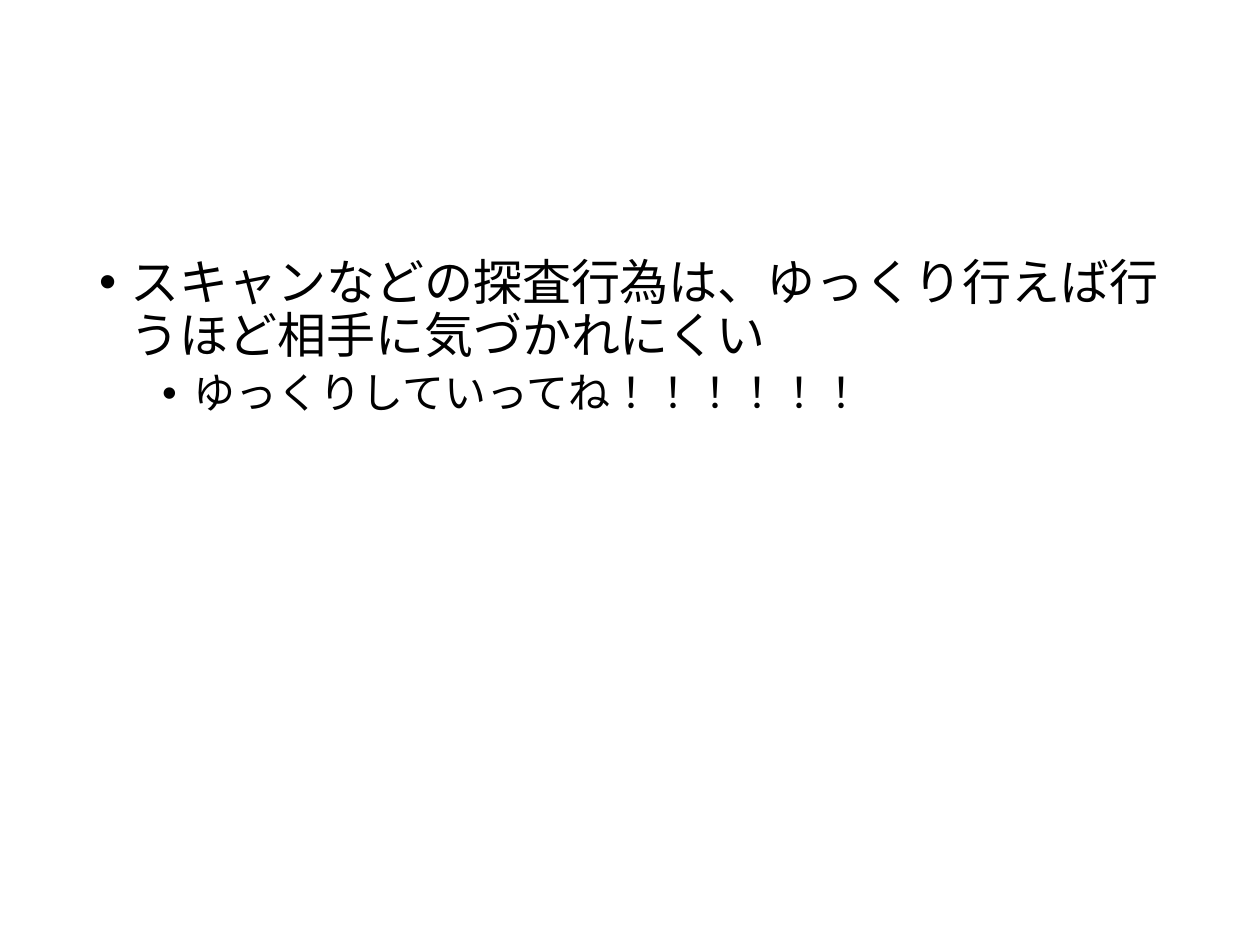
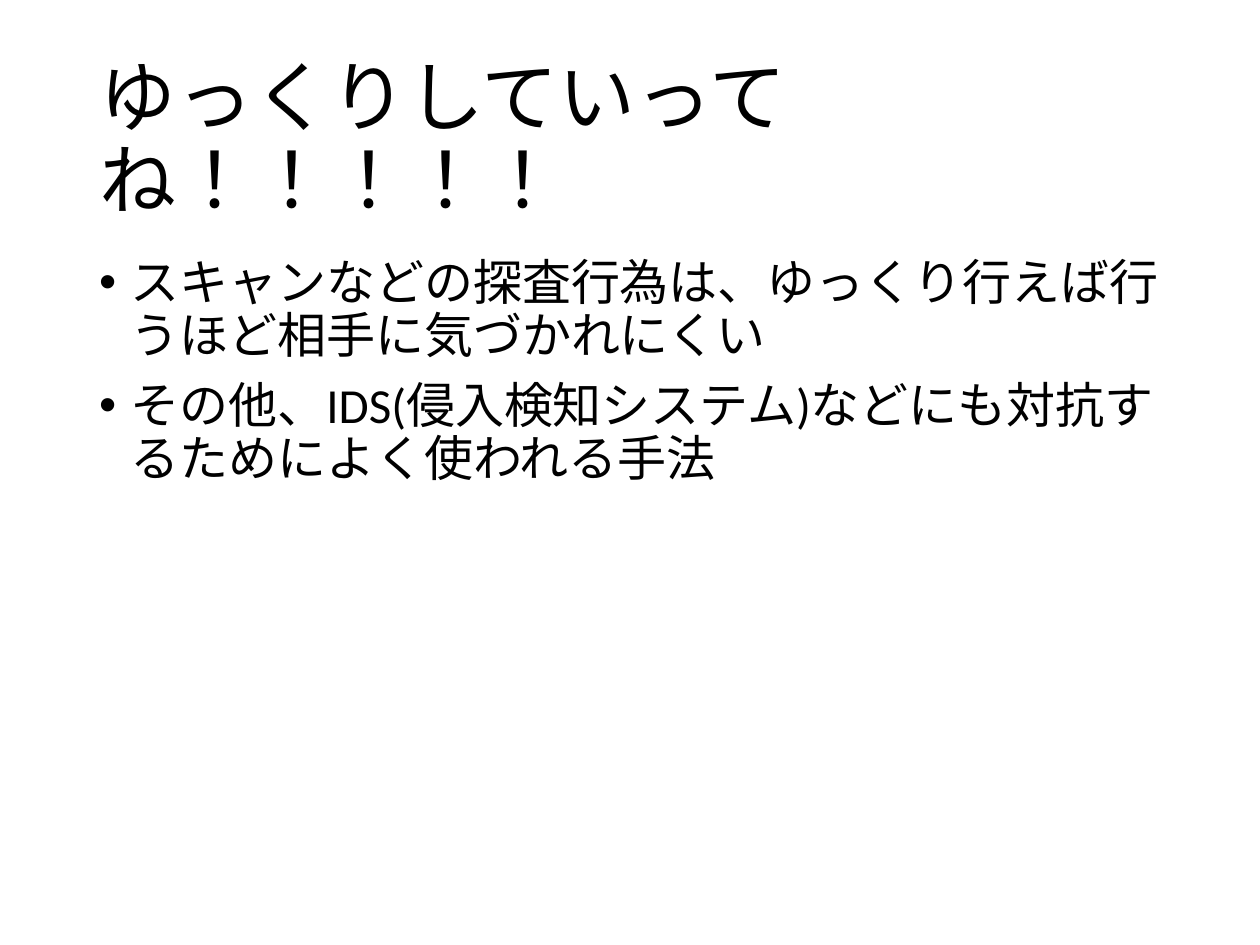
Before and after one commit to ozuma/sumida_sec, a slide deck: slide 15 of 2015-no.2/ppt/00_ozuma.pptx (slide 10 before the commit). Drawn at 1260x945 pixels with LibreOffice and Linux fonts; fonts in the diff are those of the drawing. Boxes give left, top, right and bottom in pixels: in the first picture for what was removed or moved away, otherwise in the second. Text is boxed around its words. In the diff, an @@ line names an element or a change of style, - is before the commit and + after.

```diff
--- a/2015-no.2/ppt/00_ozuma.pptx
+++ b/2015-no.2/ppt/00_ozuma.pptx
@@ title added at (99,63,786,211), 44 pt, text #000000 @@
+ゆっくりしていってね！！！！！
@@ text at (131,381,1154,480): text changed; size 24 to 28 pt @@
-  • ゆっくりしていってね！！！！！！
+• その他、IDS(侵入検知システム)などにも対抗するためによく使われる手法
```
Also in this commit, not shown: 5 other slides changed, 7 slides added.
